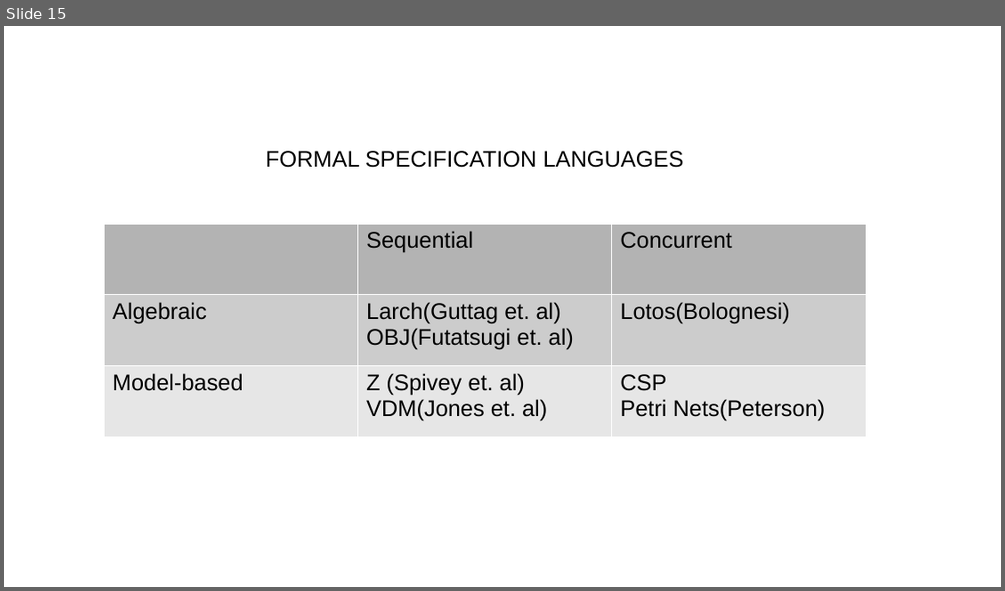
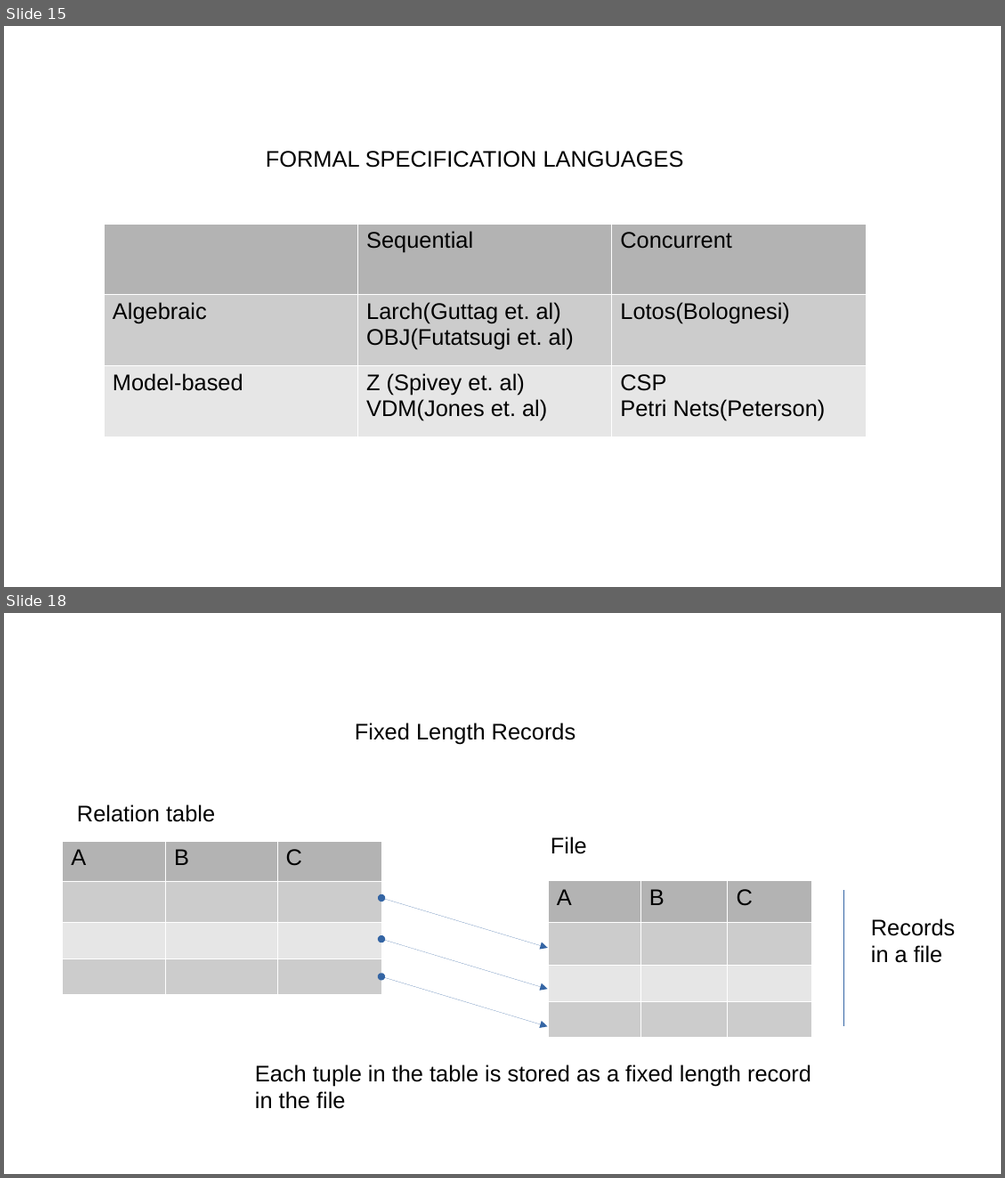
Before and after one commit to rajkumarananthu/workspace, a slide deck: GATE/images/gate_images.pptx. Shown one above the other, each under a label of ours: slide 15 before the commit, slides 15 and 18 after it; the slides between them are not shown. The pictures are 1005x591 and 1005x1178 pixels, drawn with LibreOffice and Linux fonts; fonts in the diff are those of the drawing. Boxes give left, top, right and bottom in pixels: in the first picture for what was removed or moved away, otherwise in the second. Text is boxed around its words. In the diff, an @@ line names an element or a change of style, - is before the commit and + after.

```diff
--- a/GATE/images/gate_images.pptx
+++ b/GATE/images/gate_images.pptx
@@ slide 18 added at <box>4,613,1001,1174</box>, background #FFFFFF @@
@@ text added at <box>355,722,576,744</box>, 18 pt, text #000000 @@
+Fixed Length Records
@@ text added at <box>77,804,215,822</box>, 18 pt, text #000000 @@
+Relation table
@@ table added at <box>62,841,382,1126</box>, 4 rows, 3 columns @@
+A | B | C
+ |  | 
+ |  | 
+ |  | 
@@ text added at <box>550,836,587,854</box>, 18 pt, text #000000 @@
+File
@@ double arrow added from (381, 898) to (548, 948), #3465A4 0.75 pt @@
@@ table added at <box>548,881,812,1166</box>, 4 rows, 3 columns @@
+A | B | C
+ |  | 
+ |  | 
+ |  | 
@@ line added from (844, 891) to (844, 1026), #3465A4 0.75 pt @@
@@ text added at <box>871,918,955,963</box>, 18 pt, text #000000 @@
+Records in a file
@@ double arrow added from (381, 939) to (548, 989), #3465A4 0.75 pt @@
@@ double arrow added from (381, 977) to (548, 1026), #3465A4 0.75 pt @@
@@ text added at <box>255,1064,811,1109</box>, 18 pt, text #000000 @@
+Each tuple in the table is stored as a fixed length record in the file
```
Also in this commit, not shown: 6 slides changed, 3 other slides added, 3 other files.
